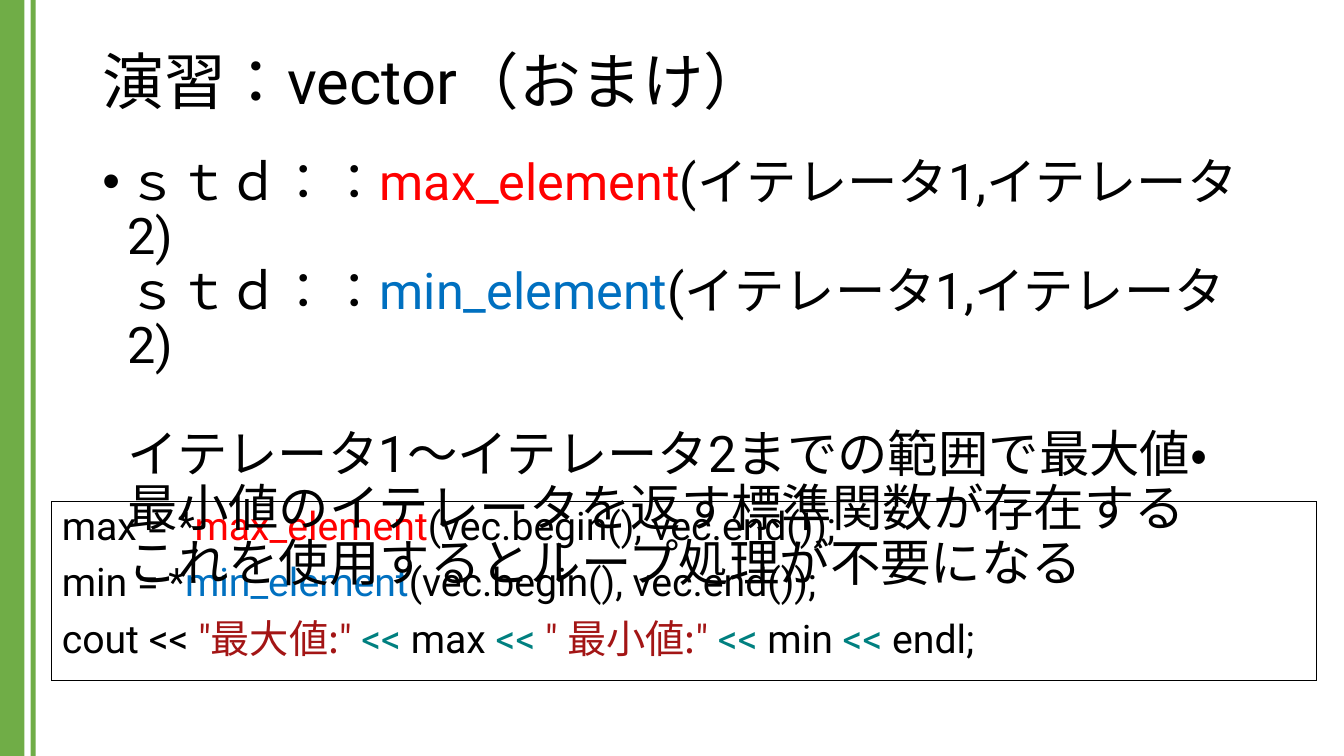
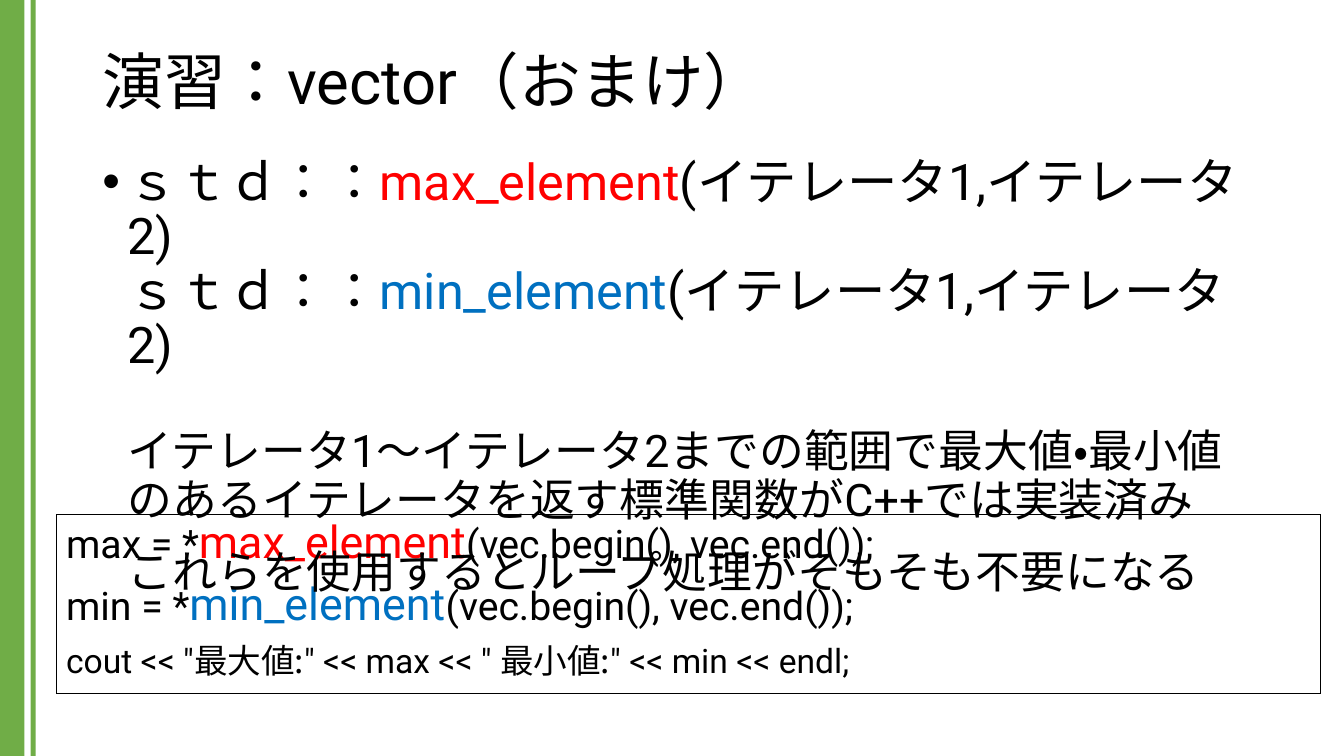
Before and after one commit to kic-murata/cpp2024, a slide deck: slide 19 of 授業資料/演習課題：vector.pptx (slide 17 before the commit). Drawn at 1344x756 pixels with LibreOffice and Linux fonts; fonts in the diff are those of the drawing. Boxes give left, top, right and bottom in pixels: in the first picture for what was removed or moved away, otherwise in the second. Text is boxed around its words. In the diff, an @@ line names an element or a change of style, - is before the commit and + after.

```diff
--- a/授業資料/演習課題：vector.pptx
+++ b/授業資料/演習課題：vector.pptx
@@ text at <box>128,159,1238,600</box>: text changed; size 36 to 32 pt @@
-• ｓｔｄ：：max_element(イテレータ1,イテレータ2)
-  ｓｔｄ：：min_element(イテレータ1,イテレータ2)
-  イテレータ1～イテレータ2までの範囲で最大値・
-  最小値のイテレータを返す標準関数が存在する
-  これを使用するとループ処理が不要になる
+• ｓｔｄ：：max_element(イテレータ1,イテレータ2)
+  ｓｔｄ：：min_element(イテレータ1,イテレータ2)
+  イテレータ1～イテレータ2までの範囲で最大値・最小値のあるイテレータを返す標準関数がC++では実装済み
+  これらを使用するとループ処理がそもそも不要になる
@@ rectangle "max = *max_element(vec.begin(), vec.end());": place and size @@
-rectangle "max = *max_element(vec.begin(), vec.end());" at <box>51,502,1316,682</box>
+rectangle "max = *max_element(vec.begin(), vec.end());" at <box>56,515,1321,695</box>
@@ rectangle "max = *max_element(vec.begin(), vec.end());" at <box>56,515,1321,695</box>: size 28 to 32 pt in "*max_element(vec.begin(),", "*min_element(vec.begin(),"; size 28 to 24 pt in "cout << "最大値:" << max << " ..."; text colour #A31515 to #000000 in ""最大値:" " 最小値:""; text colour #008080 to #000000 in "<< << << <<" @@
```
Also in this commit, not shown: 8 other slides changed, 2 slides added.
